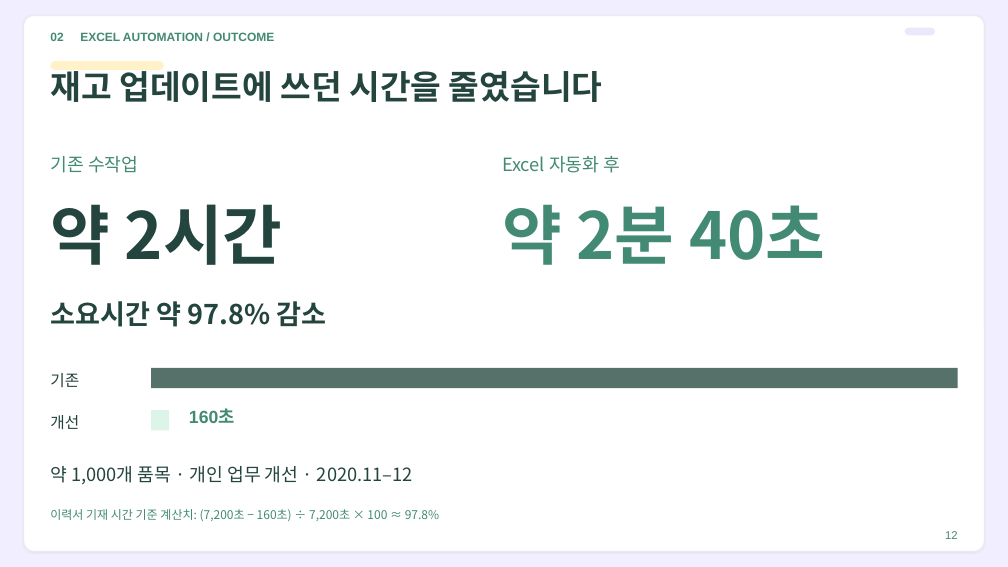
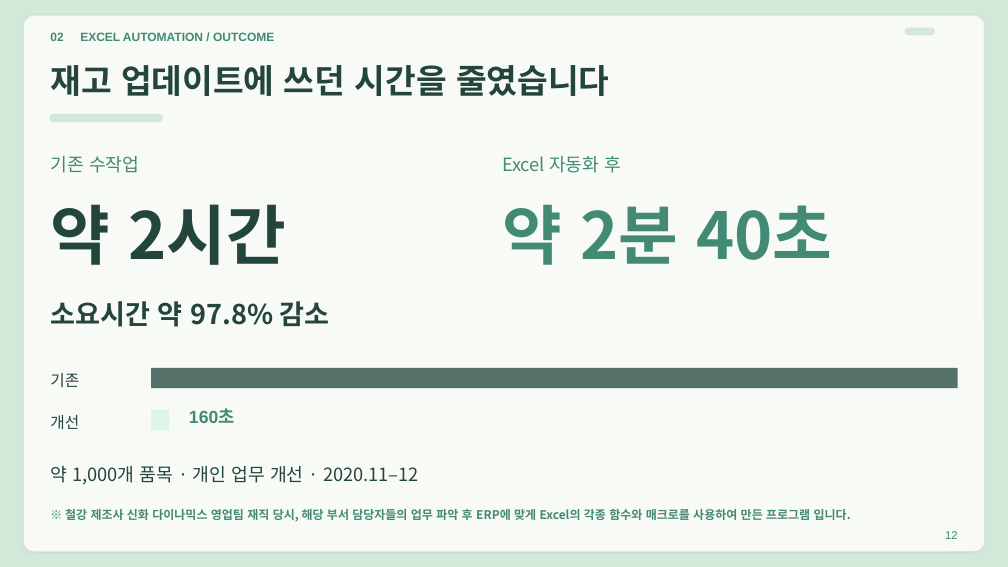
Before and after one commit to Jack-the-Ace/remind, a slide deck: slide 12 of 참고자료/취뽀/candidate_v4.pptx. Drawn at 1008x567 pixels with LibreOffice and Linux fonts; fonts in the diff are those of the drawing. Boxes give left, top, right and bottom in pixels: in the first picture for what was removed or moved away, otherwise in the second. Text is boxed around its words. In the diff, an @@ line names an element or a change of style, - is before the commit and + after.

```diff
--- a/참고자료/취뽀/candidate_v4.pptx
+++ b/참고자료/취뽀/candidate_v4.pptx
@@ background #F1EFFF to #D2E9DA @@
@@ rounded rectangle at (24, 16, 984, 551): fill #FFFFFF to #F7FAF5 @@
@@ rounded rectangle at (905, 28, 935, 35): fill #ECE8FB to #D2E9DA @@
@@ text "재고 업데이트에 쓰던 시간을 줄였습니다" rewrapped from (50, 65, 602, 102) to (50, 65, 609, 96) @@
@@ rounded rectangle: place and size @@
-rounded rectangle at (50, 61, 164, 70)
+rounded rectangle at (50, 114, 163, 123)
@@ rounded rectangle at (50, 114, 163, 123): fill #FFF2C9 to #D2E9DA @@
@@ text at (65, 509, 851, 521): text changed; bold on @@
-이력서 기재 시간 기준 계산치: (7,200초 − 160초) ÷ 7,200초 × 100 ≈ 97.8%
+※ 철강 제조사 신화 다이나믹스 영업팀 재직 당시, 해당 부서 담당자들의 업무 파악 후 ERP에 맞게 Excel의 각종 함수와 매크로를 사용하여 만든 프로그램 입니다.
```
Also in this commit, not shown: 15 other slides changed, 24 other files.
